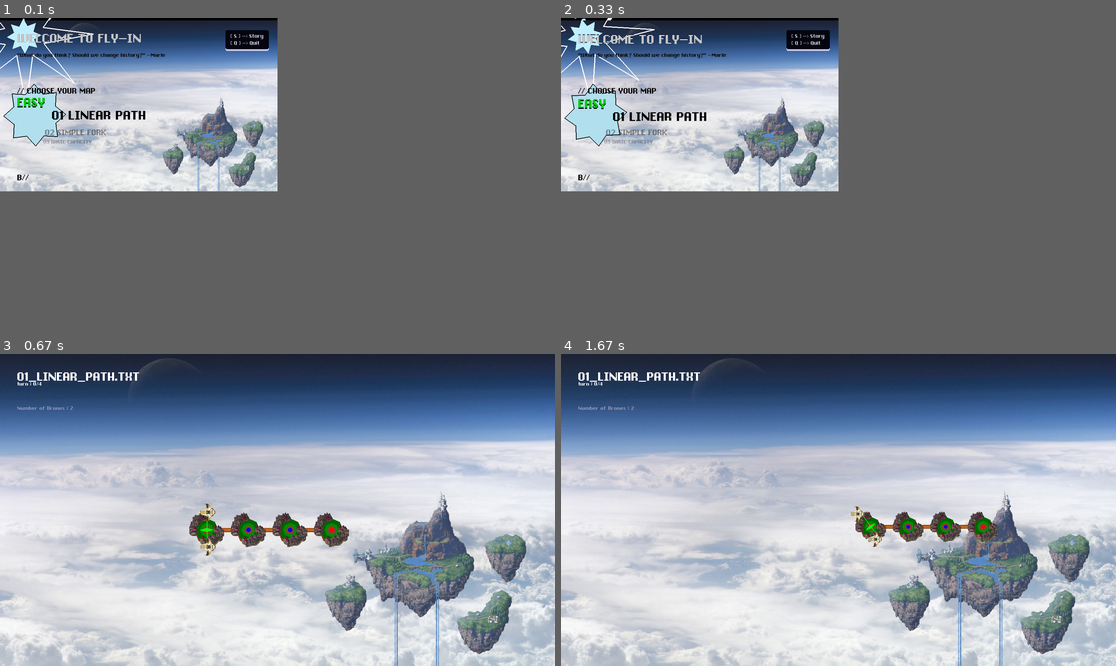
Above: before the commit, frames 1-4 (two rows, left to right).
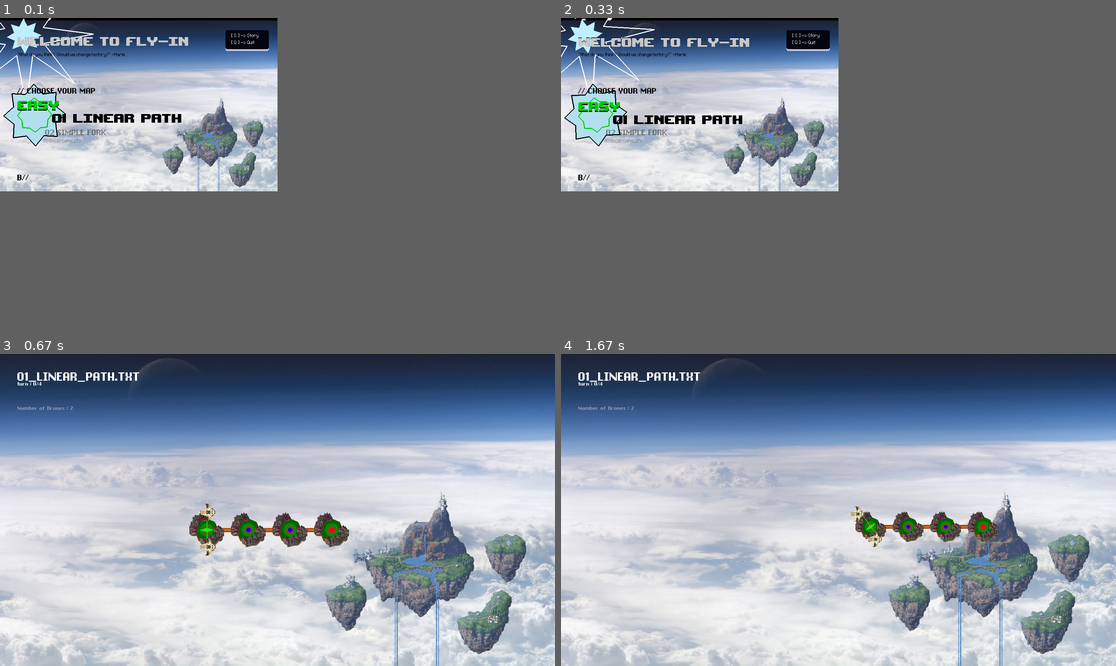
Above: after the commit, the same moments.

Repository: bilalium1/fly-in
Game: pygame game, started from main.py
The game is run twice, just before and just after one commit, with the same random seed, the same clock (stepped at 60 frames per second) and the same inputs.
Inputs:
- Up to frame 1 (0.1 s): no input
- Up to frame 2 (0.33 s): no input
- Up to frame 3 (0.67 s): tap Enter at 0.33 s
- Up to frame 4 (1.67 s): hold Right 0.67-1.13 s; hold Left from 1.17 s (still down); hold A from 1.17 s (still down); tap X at 1.23, 1.53 s; tap C at 1.32 s

The runs differ from the first frame. In frame 1, 1.6% of the frame differs, in the area x 0-48%, y 5-42%; in frame 2, 1.7%; in frame 3, nothing differs; in frame 4, nothing differs.

Commit message:
AHAHAHAH

Diff:
--- a/parser.py
+++ b/parser.py
@@ -4,8 +4,19 @@
 
 ZONES = ["normal", "blocked", "restricted", "priority"]
 COLORS = {
-    "grey", "gray", "red", "green", "blue", "yellow", "black", "white",
-    "orange", "purple", "cyan", "magenta", "rainbow",
+    "grey",
+    "gray",
+    "red",
+    "green",
+    "blue",
+    "yellow",
+    "black",
+    "white",
+    "orange",
+    "purple",
+    "cyan",
+    "magenta",
+    "rainbow",
 }
 
 
--- a/visualizer/menu_vis.py
+++ b/visualizer/menu_vis.py
@@ -37,6 +37,10 @@
     '"Even in despair, there is a path forward." -Schala',
 ]
 
+chrono_font = "misc/ChronoType.ttf"
+pixel_font = "misc/Pixeltype.ttf"
+heav_font = "misc/upheavtt.ttf"
+
 
 def loop_y(t, screen_h, speed=1.0):
     return (t * speed * screen_h) % (screen_h + 500)
@@ -72,10 +76,10 @@
         self.epoch.set_alpha(200)
 
         pygame.font.init()
-        self.big_font = pygame.font.Font("misc/ChronoType.ttf", 50)
-        self.small_font = pygame.font.Font("misc/ChronoType.ttf", 32)
-        self.smaller_font = pygame.font.Font("misc/ChronoType.ttf", 21)
-        self.smallest_font = pygame.font.Font("misc/ChronoType.ttf", 16)
+        self.big_font = pygame.font.Font(heav_font, 50)
+        self.small_font = pygame.font.Font(chrono_font, 32)
+        self.smaller_font = pygame.font.Font(pixel_font, 21)
+        self.smallest_font = pygame.font.Font(pixel_font, 16)
 
         self.hue = 0
 
@@ -223,10 +227,13 @@
             )
 
             star3 = self.create_star(8, self.m_pos.x - 50, 280, 90, 65, True, self.hue)
+            star4 = self.create_star(8, self.m_pos.x - 50, 280, 50, 40, True, self.hue)
+
             pygame.draw.polygon(self.screen, "white", star, 3)
             pygame.draw.polygon(self.screen, "lightblue1", star2, 0)
             pygame.draw.polygon(self.screen, "lightblue2", star3, 0)
-            pygame.draw.polygon(self.screen, "black", star3, 2)
+            pygame.draw.polygon(self.screen, "black", star3, 3)
+            pygame.draw.polygon(self.screen, diff_colors[difficulty], star4, 3)
 
             n_map.set_alpha(100)
             nn_map.set_alpha(70)
Binary file added: misc/Pixeltype.ttf
Binary file added: misc/upheavtt.ttf
